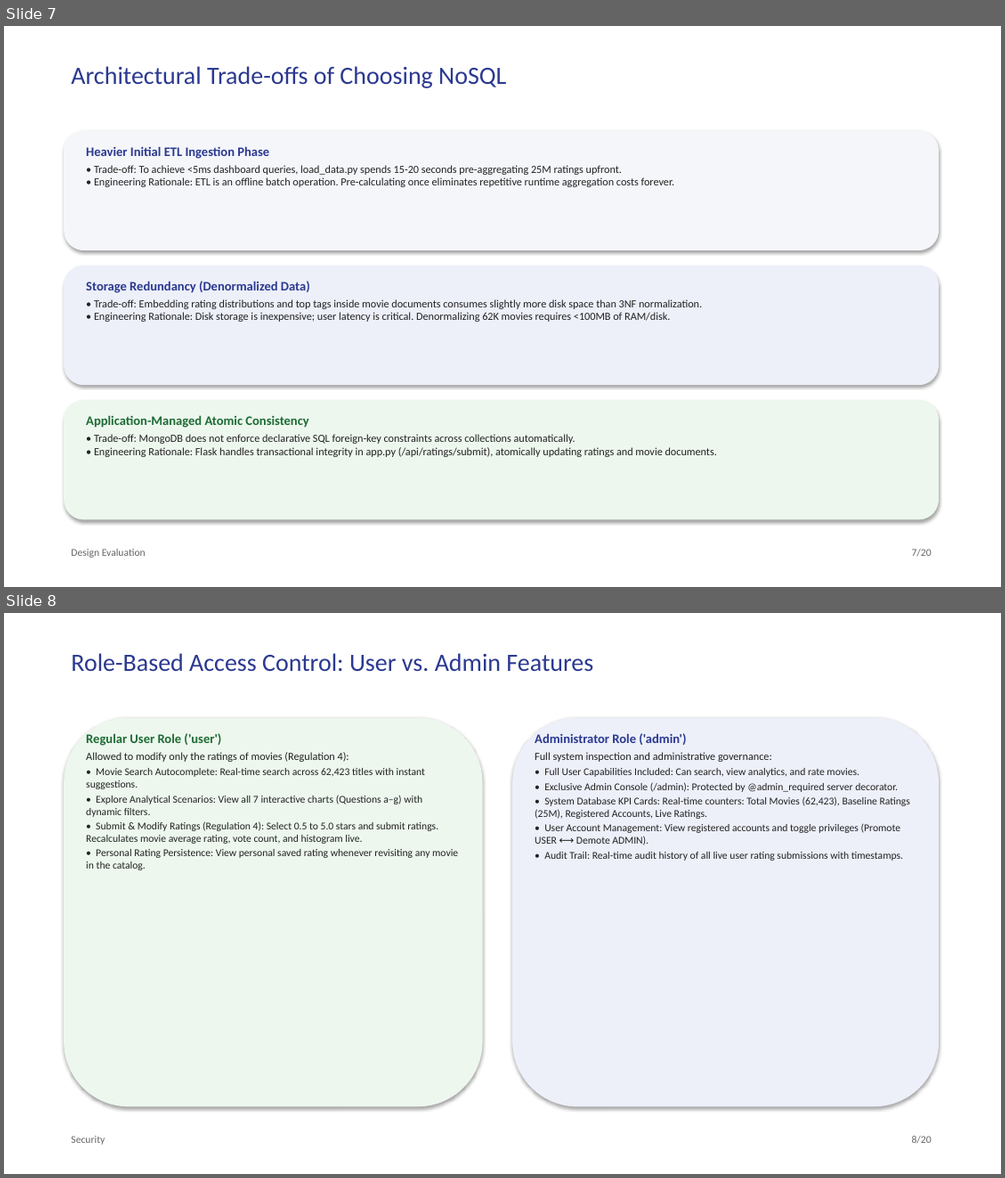
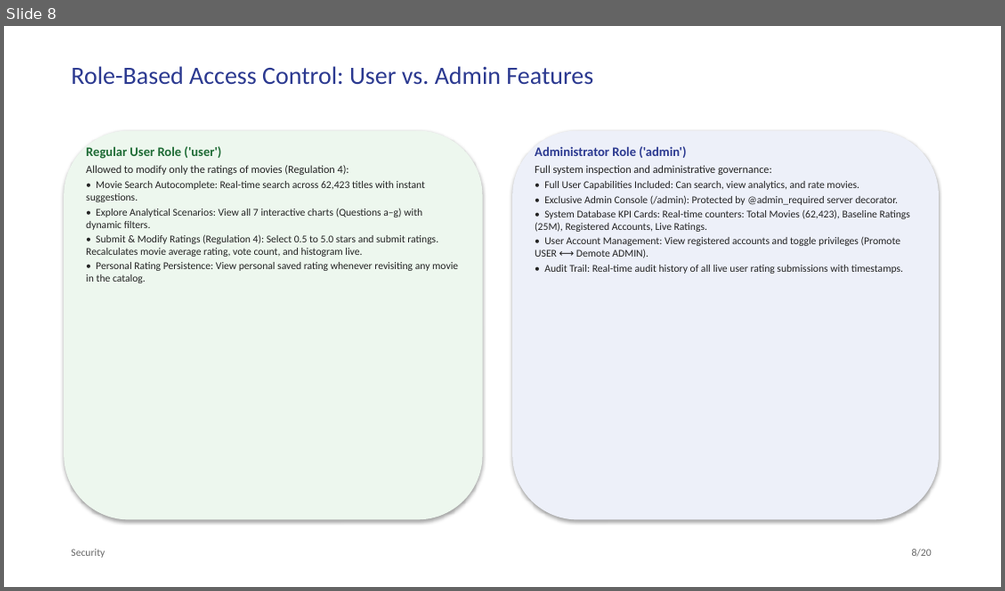
Before and after one commit to prithamnandavaram/movielens-data-engineering, a slide deck: presentation/MovieLens_Analytics_Presentation.pptx. Shown one above the other, each under a label of ours: slides 7 and 8 before the commit, slide 8 after it. The pictures are 1005x1178 and 1005x591 pixels, drawn with LibreOffice and Linux fonts; fonts in the diff are those of the drawing. Boxes give left, top, right and bottom in pixels: in the first picture for what was removed or moved away, otherwise in the second. Text is boxed around its words. In the diff, an @@ line names an element or a change of style, - is before the commit and + after.

Commit message:
docs(presentation): simplify NoSQL reasons and trade-offs into 4 concise lines

```diff
--- a/presentation/MovieLens_Analytics_Presentation.pptx
+++ b/presentation/MovieLens_Analytics_Presentation.pptx
@@ slide 7 removed at (4, 26, 1001, 587), background #FFFFFF @@
@@ text removed at (71, 66, 506, 88) @@
-Architectural Trade-offs of Choosing NoSQL
@@ rounded rectangle removed at (64, 131, 938, 250) @@
@@ text removed at (86, 146, 675, 187) @@
-Heavier Initial ETL Ingestion Phase
-• Trade-off: To achieve <5ms dashboard queries, load_data.py spends 15-20 seconds pre-aggregating 25M ratings upfront.
-• Engineering Rationale: ETL is an offline batch operation. Pre-calculating once eliminates repetitive runtime aggregation costs forever.
@@ rounded rectangle removed at (64, 265, 938, 385) @@
@@ text removed at (86, 281, 702, 321) @@
-Storage Redundancy (Denormalized Data)
-• Trade-off: Embedding rating distributions and top tags inside movie documents consumes slightly more disk space than 3NF normalization.
-• Engineering Rationale: Disk storage is inexpensive; user latency is critical. Denormalizing 62K movies requires <100MB of RAM/disk.
@@ rounded rectangle removed at (64, 400, 938, 520) @@
@@ text removed at (86, 415, 717, 457) @@
-Application-Managed Atomic Consistency
-• Trade-off: MongoDB does not enforce declarative SQL foreign-key constraints across collections automatically.
-• Engineering Rationale: Flask handles transactional integrity in app.py (/api/ratings/submit), atomically updating ratings and movie documents.
@@ text removed at (71, 548, 146, 557) @@
-Design Evaluation
@@ text removed at (912, 548, 931, 556) @@
-7/20
```
Also in this commit, not shown: 2 slides added, 1 other slide removed, 1 other file.
